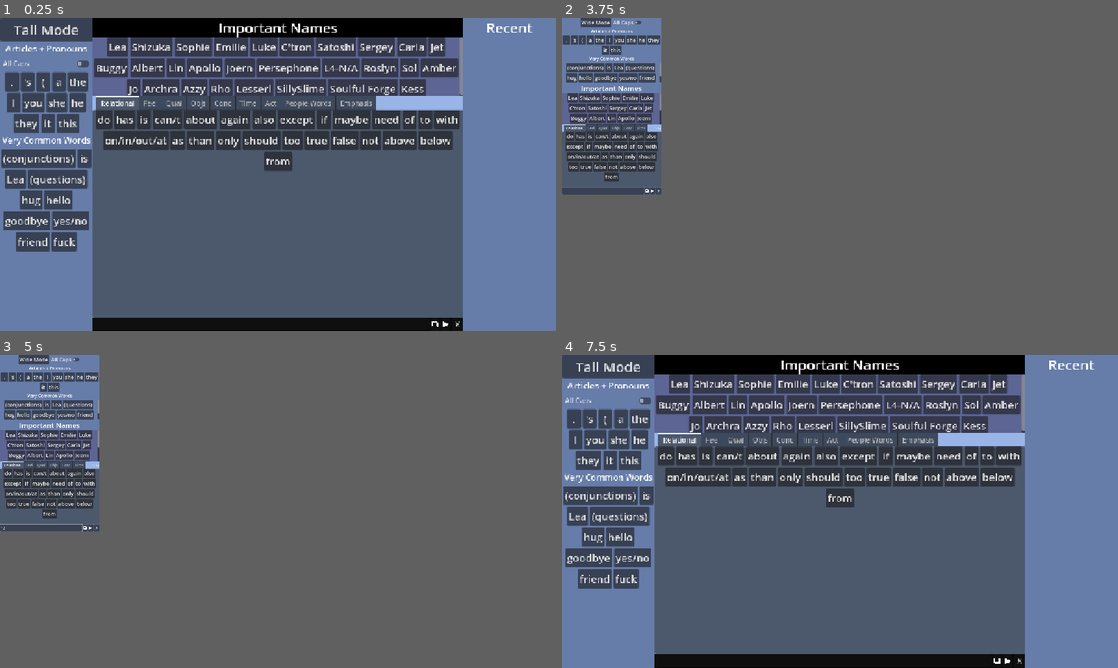
Above: before the commit, frames 1-4 (two rows, left to right).
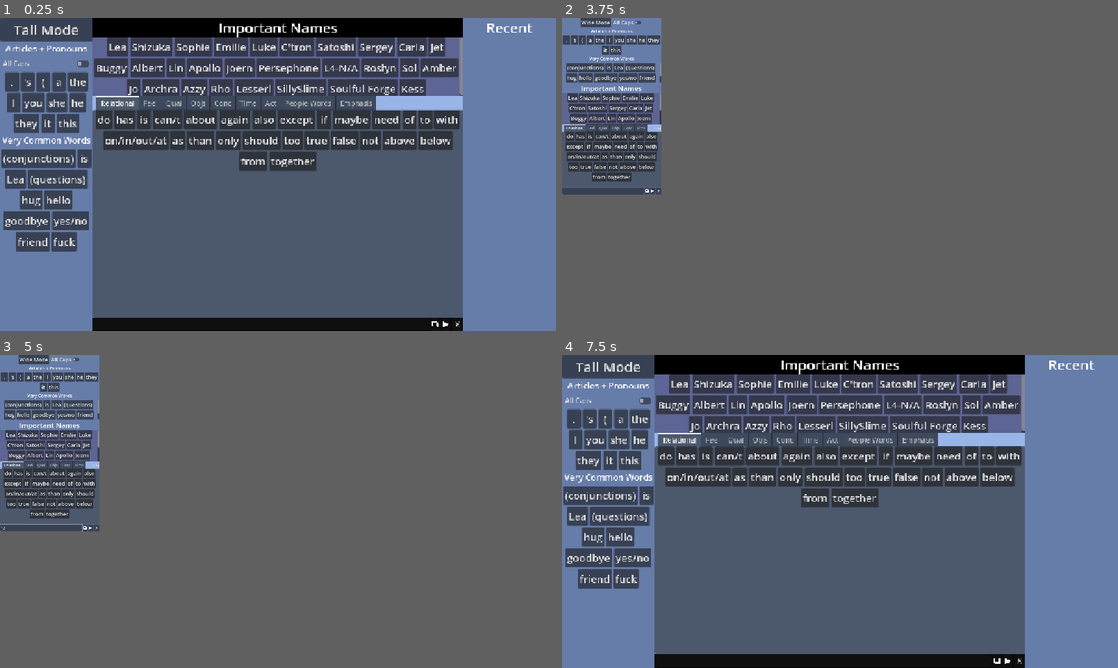
Above: after the commit, the same moments.

Repository: persephonesPoms/leaboard
Game: Godot game, scene res://Main.tscn
The game is run twice, just before and just after one commit, with the same random seed, the same clock (stepped at 60 frames per second) and the same inputs.
Inputs (mouse positions are in pixels of both pictures, inside the frame that each line leads up to):
- Up to frame 1 (0.25 s): no input
- Up to frame 2 (3.75 s): click (823, 324) at 0.52 s; type "12" at 0.6 s; click "again" at 1.25 s; click "again" at 2 s; click "again" at 2.75 s; click "Tall Mode" at 3.5 s
- Up to frame 3 (5 s): click (227, 661) at 4.27 s; type "12" at 4.35 s
- Up to frame 4 (7.5 s): click "again" at 5 s; click "again" at 5.75 s; click "again" at 6.5 s; click "Wide Mode" at 7.25 s

The runs differ from the first frame. In frame 1, 0.6% of the frame differs, in the area x 43-57%, y 42-49%; in frame 2, 0.1%; in frame 3, 0.1%; in frame 4, 0.6%.

Commit message:
Added 17 Words

Diff:
--- a/mobile_scene.tscn
+++ b/mobile_scene.tscn
@@ -59,32 +59,8 @@
 [ext_resource type="Resource" uid="uid://bonfpcbdgdgr0" path="res://words/relation/also.tres" id="57_esnl8"]
 [ext_resource type="Resource" uid="uid://cxld2sckqppam" path="res://words/relation/too.tres" id="58_rh00b"]
 [ext_resource type="Resource" uid="uid://dqspgcjd4njs8" path="res://wordsets/feelings.tres" id="59_07unt"]
-[ext_resource type="Resource" uid="uid://dhjavqs6w4ifv" path="res://words/feelings/like.tres" id="60_ly2np"]
-[ext_resource type="Resource" uid="uid://cselogekl2et0" path="res://words/feelings/happy.tres" id="61_1bjhq"]
-[ext_resource type="Resource" uid="uid://dktm77pwg8010" path="res://words/feelings/sad.tres" id="62_hu6cy"]
-[ext_resource type="Resource" uid="uid://d3443xvk4upu7" path="res://words/feelings/want.tres" id="63_thc78"]
-[ext_resource type="Resource" uid="uid://bt0bl5rv5yojj" path="res://words/feelings/hate.tres" id="64_ugjtm"]
-[ext_resource type="Resource" uid="uid://wwibkiets4w6" path="res://words/feelings/fear.tres" id="65_22kqe"]
-[ext_resource type="Resource" uid="uid://d8jlxsls1bpo" path="res://words/feelings/tired.tres" id="66_bh4vo"]
-[ext_resource type="Resource" uid="uid://bj3affv4dxlb" path="res://words/feelings/hurt.tres" id="67_7fqwc"]
-[ext_resource type="Resource" uid="uid://cw1ajlt66j4rt" path="res://words/feelings/miss.tres" id="68_qi7ot"]
-[ext_resource type="Resource" uid="uid://dl8u7j24pd88" path="res://words/feelings/fun.tres" id="69_ieacw"]
-[ext_resource type="Resource" uid="uid://cmp1wqrwors1t" path="res://words/feelings/worry.tres" id="70_407f1"]
-[ext_resource type="Resource" uid="uid://ucshi5wxjity" path="res://words/feelings/upset.tres" id="71_ob1ly"]
-[ext_resource type="Resource" uid="uid://ds7r45f6ou772" path="res://words/feelings/hope.tres" id="72_bbtau"]
-[ext_resource type="Resource" uid="uid://l5mr0m4k7cgd" path="res://words/feelings/care.tres" id="73_qyy0s"]
-[ext_resource type="Resource" uid="uid://cf6dfenwhfmw1" path="res://words/feelings/feel.tres" id="74_4fdwl"]
-[ext_resource type="Resource" uid="uid://vil55je5x678" path="res://words/people words/sorry.tres" id="75_u2ey2"]
 [ext_resource type="Resource" uid="uid://bhb2bwsud26sa" path="res://wordsets/qualities.tres" id="76_dtjh6"]
 [ext_resource type="Resource" uid="uid://cek66cxdhy6uj" path="res://wordsets/objects.tres" id="94_ugd52"]
-[ext_resource type="Resource" uid="uid://dt1ahvkamnplm" path="res://words/objects/board.tres" id="95_x38ch"]
-[ext_resource type="Resource" uid="uid://doiwxx0qroa7j" path="res://words/objects/bed.tres" id="96_jextj"]
-[ext_resource type="Resource" uid="uid://xoqq64v4qrt0" path="res://words/objects/computer.tres" id="97_qgdxg"]
-[ext_resource type="Resource" uid="uid://1we22odg1x82" path="res://words/objects/home.tres" id="98_ngm1s"]
-[ext_resource type="Resource" uid="uid://c1dqvol0a1jai" path="res://words/objects/coffee.tres" id="99_pbosk"]
-[ext_resource type="Resource" uid="uid://dkbvqv4tcoc55" path="res://words/objects/blood.tres" id="100_ss3ip"]
-[ext_resource type="Resource" uid="uid://djo27fgtdu7e" path="res://words/objects/machine.tres" id="101_437ut"]
-[ext_resource type="Resource" uid="uid://c62nlvuxqmk4e" path="res://words/objects/robot.tres" id="102_cgfvs"]
 [ext_resource type="Resource" uid="uid://dlt6vb5icgcni" path="res://wordsets/concepts.tres" id="103_ymnlu"]
 [ext_resource type="Resource" uid="uid://dlj3qqaru1p7t" path="res://words/concepts/time.tres" id="104_1awrj"]
 [ext_resource type="Resource" uid="uid://4618407uag11" path="res://words/concepts/evotar.tres" id="105_n7cfh"]
@@ -310,7 +286,6 @@
 alignment = 1
 script = ExtResource("2_y7wsv")
 wordset = ExtResource("59_07unt")
-words = Array[ExtResource("5_y08vk")]([ExtResource("60_ly2np"), ExtResource("61_1bjhq"), ExtResource("62_hu6cy"), ExtResource("43_trtny"), ExtResource("63_thc78"), ExtResource("64_ugjtm"), ExtResource("65_22kqe"), ExtResource("66_bh4vo"), ExtResource("67_7fqwc"), ExtResource("68_qi7ot"), ExtResource("69_ieacw"), ExtResource("70_407f1"), ExtResource("71_ob1ly"), ExtResource("72_bbtau"), ExtResource("73_qyy0s"), ExtResource("74_4fdwl"), ExtResource("75_u2ey2")])
 
 [node name="Qual" type="ScrollContainer" parent="VBoxContainer/Panel/VBoxContainer/VBoxContainer/Panel3/TabContainer"]
 visible = false
@@ -337,7 +312,6 @@
 alignment = 1
 script = ExtResource("2_y7wsv")
 wordset = ExtResource("94_ugd52")
-words = Array[ExtResource("5_y08vk")]([ExtResource("95_x38ch"), ExtResource("96_jextj"), ExtResource("97_qgdxg"), ExtResource("98_ngm1s"), ExtResource("99_pbosk"), ExtResource("100_ss3ip"), ExtResource("101_437ut"), ExtResource("102_cgfvs")])
 
 [node name="Conc" type="ScrollContainer" parent="VBoxContainer/Panel/VBoxContainer/VBoxContainer/Panel3/TabContainer"]
 visible = false
--- /dev/null
+++ b/words/action/drink.tres
@@ -0,0 +1,11 @@
+[gd_resource type="Resource" script_class="LeaWord" load_steps=2 format=3 uid="uid://raxgrq6ojeq4"]
+
+[ext_resource type="Script" uid="uid://bhl3v5nbxbjvt" path="res://words/leaboard_word.gd" id="1_j4weo"]
+
+[resource]
+script = ExtResource("1_j4weo")
+display_name = "drink"
+permutations = Array[String](["drink", "drinking", "drank", "drinks"])
+nospace_after = false
+nospace_before = false
+metadata/_custom_type_script = "uid://bhl3v5nbxbjvt"
--- /dev/null
+++ b/words/action/eat.tres
@@ -0,0 +1,11 @@
+[gd_resource type="Resource" script_class="LeaWord" load_steps=2 format=3 uid="uid://c6sonb1cfh7os"]
+
+[ext_resource type="Script" uid="uid://bhl3v5nbxbjvt" path="res://words/leaboard_word.gd" id="1_1e2ow"]
+
+[resource]
+script = ExtResource("1_1e2ow")
+display_name = "eat"
+permutations = Array[String](["eat", "eating", "ate", "eats"])
+nospace_after = false
+nospace_before = false
+metadata/_custom_type_script = "uid://bhl3v5nbxbjvt"
--- /dev/null
+++ b/words/action/kiss.tres
@@ -0,0 +1,11 @@
+[gd_resource type="Resource" script_class="LeaWord" load_steps=2 format=3 uid="uid://b3ocu5io3o2e8"]
+
+[ext_resource type="Script" uid="uid://bhl3v5nbxbjvt" path="res://words/leaboard_word.gd" id="1_grjyf"]
+
+[resource]
+script = ExtResource("1_grjyf")
+display_name = "kiss"
+permutations = Array[String](["kiss", "kissing", "kisses", "kissed"])
+nospace_after = false
+nospace_before = false
+metadata/_custom_type_script = "uid://bhl3v5nbxbjvt"
--- /dev/null
+++ b/words/concepts/relationship.tres
@@ -0,0 +1,11 @@
+[gd_resource type="Resource" script_class="LeaWord" load_steps=2 format=3 uid="uid://bvrn6nyf7n4uo"]
+
+[ext_resource type="Script" uid="uid://bhl3v5nbxbjvt" path="res://words/leaboard_word.gd" id="1_7jcxa"]
+
+[resource]
+script = ExtResource("1_7jcxa")
+display_name = "relationship"
+permutations = Array[String](["relationship", "relationships", "relation", "related", "relating", "relate"])
+nospace_after = false
+nospace_before = false
+metadata/_custom_type_script = "uid://bhl3v5nbxbjvt"
--- /dev/null
+++ b/words/feelings/hungry.tres
@@ -0,0 +1,11 @@
+[gd_resource type="Resource" script_class="LeaWord" load_steps=2 format=3 uid="uid://cvjf34r8wsa00"]
+
+[ext_resource type="Script" uid="uid://bhl3v5nbxbjvt" path="res://words/leaboard_word.gd" id="1_x5n1x"]
+
+[resource]
+script = ExtResource("1_x5n1x")
+display_name = "hungry"
+permutations = Array[String](["hungry", "starving"])
+nospace_after = false
+nospace_before = false
+metadata/_custom_type_script = "uid://bhl3v5nbxbjvt"
--- /dev/null
+++ b/words/feelings/thirsty.tres
@@ -0,0 +1,11 @@
+[gd_resource type="Resource" script_class="LeaWord" load_steps=2 format=3 uid="uid://chni6sskfj8rv"]
+
+[ext_resource type="Script" uid="uid://bhl3v5nbxbjvt" path="res://words/leaboard_word.gd" id="1_eak8k"]
+
+[resource]
+script = ExtResource("1_eak8k")
+display_name = "thirsty"
+permutations = Array[String](["thirsty"])
+nospace_after = false
+nospace_before = false
+metadata/_custom_type_script = "uid://bhl3v5nbxbjvt"
--- /dev/null
+++ b/words/objects/body.tres
@@ -0,0 +1,11 @@
+[gd_resource type="Resource" script_class="LeaWord" load_steps=2 format=3 uid="uid://cnmm6rpflyqjl"]
+
+[ext_resource type="Script" uid="uid://bhl3v5nbxbjvt" path="res://words/leaboard_word.gd" id="1_acphe"]
+
+[resource]
+script = ExtResource("1_acphe")
+display_name = "body"
+permutations = Array[String](["body", "bodies"])
+nospace_after = false
+nospace_before = false
+metadata/_custom_type_script = "uid://bhl3v5nbxbjvt"
--- /dev/null
+++ b/words/objects/food.tres
@@ -0,0 +1,11 @@
+[gd_resource type="Resource" script_class="LeaWord" load_steps=2 format=3 uid="uid://6uts6q8xdj3q"]
+
+[ext_resource type="Script" uid="uid://bhl3v5nbxbjvt" path="res://words/leaboard_word.gd" id="1_8l0wf"]
+
+[resource]
+script = ExtResource("1_8l0wf")
+display_name = "food"
+permutations = Array[String](["food", "foods", "meal", "meals"])
+nospace_after = false
+nospace_before = false
+metadata/_custom_type_script = "uid://bhl3v5nbxbjvt"
--- /dev/null
+++ b/words/objects/plant.tres
@@ -0,0 +1,11 @@
+[gd_resource type="Resource" script_class="LeaWord" load_steps=2 format=3 uid="uid://b3whnyeknwbvk"]
+
+[ext_resource type="Script" uid="uid://bhl3v5nbxbjvt" path="res://words/leaboard_word.gd" id="1_u7trr"]
+
+[resource]
+script = ExtResource("1_u7trr")
+display_name = "plant"
+permutations = Array[String](["plant", "plants", "planting", "planted"])
+nospace_after = false
+nospace_before = false
+metadata/_custom_type_script = "uid://bhl3v5nbxbjvt"
--- /dev/null
+++ b/words/objects/water.tres
@@ -0,0 +1,11 @@
+[gd_resource type="Resource" script_class="LeaWord" load_steps=2 format=3 uid="uid://b1kadyp7f8cmf"]
+
+[ext_resource type="Script" uid="uid://bhl3v5nbxbjvt" path="res://words/leaboard_word.gd" id="1_dw2u2"]
+
+[resource]
+script = ExtResource("1_dw2u2")
+display_name = "water"
+permutations = Array[String](["water", "watered", "watering", "waters"])
+nospace_after = false
+nospace_before = false
+metadata/_custom_type_script = "uid://bhl3v5nbxbjvt"
--- a/words/people words/manuela.tres
+++ b/words/people words/manuela.tres
@@ -5,7 +5,7 @@
 [resource]
 script = ExtResource("1_wsgxu")
 display_name = "Manuela"
-permutations = Array[String](["Manuela", "Wells", "Manuela Lavore"])
+permutations = Array[String](["Manuela", "Well", "Manuela Lavore"])
 nospace_after = false
 nospace_before = false
 metadata/_custom_type_script = "uid://bhl3v5nbxbjvt"
--- /dev/null
+++ b/words/people words/platonic.tres
@@ -0,0 +1,11 @@
+[gd_resource type="Resource" script_class="LeaWord" load_steps=2 format=3 uid="uid://ck7gbx7ff3i6t"]
+
+[ext_resource type="Script" uid="uid://bhl3v5nbxbjvt" path="res://words/leaboard_word.gd" id="1_j56vg"]
+
+[resource]
+script = ExtResource("1_j56vg")
+display_name = "platonic"
+permutations = Array[String](["platonic"])
+nospace_after = false
+nospace_before = false
+metadata/_custom_type_script = "uid://bhl3v5nbxbjvt"
--- /dev/null
+++ b/words/people words/romance.tres
@@ -0,0 +1,11 @@
+[gd_resource type="Resource" script_class="LeaWord" load_steps=2 format=3 uid="uid://csjo0m6ohowhm"]
+
+[ext_resource type="Script" uid="uid://bhl3v5nbxbjvt" path="res://words/leaboard_word.gd" id="1_holru"]
+
+[resource]
+script = ExtResource("1_holru")
+display_name = "romance"
+permutations = Array[String](["romance", "romantic"])
+nospace_after = false
+nospace_before = false
+metadata/_custom_type_script = "uid://bhl3v5nbxbjvt"
--- /dev/null
+++ b/words/qualities general/different.tres
@@ -0,0 +1,11 @@
+[gd_resource type="Resource" script_class="LeaWord" load_steps=2 format=3 uid="uid://dxm51jihsjm6x"]
+
+[ext_resource type="Script" uid="uid://bhl3v5nbxbjvt" path="res://words/leaboard_word.gd" id="1_22m8q"]
+
+[resource]
+script = ExtResource("1_22m8q")
+display_name = "different"
+permutations = Array[String](["different"])
+nospace_after = false
+nospace_before = false
+metadata/_custom_type_script = "uid://bhl3v5nbxbjvt"
--- /dev/null
+++ b/words/qualities general/few.tres
@@ -0,0 +1,11 @@
+[gd_resource type="Resource" script_class="LeaWord" load_steps=2 format=3 uid="uid://umescar84l54"]
+
+[ext_resource type="Script" uid="uid://bhl3v5nbxbjvt" path="res://words/leaboard_word.gd" id="1_twpyp"]
+
+[resource]
+script = ExtResource("1_twpyp")
+display_name = "few"
+permutations = Array[String](["few", "fewer"])
+nospace_after = false
+nospace_before = false
+metadata/_custom_type_script = "uid://bhl3v5nbxbjvt"
--- a/words/qualities general/quantities.tres
+++ b/words/qualities general/quantities.tres
@@ -5,7 +5,7 @@
 [resource]
 script = ExtResource("1_c4nk5")
 display_name = "(quantities)"
-permutations = Array[String](["lots", "lot", "some", "very", "none", "many", "all", "more", "less", "half", "any", "much"])
+permutations = Array[String](["lots", "lot", "some", "very", "none", "many", "all", "more", "less", "half", "any", "much", "few"])
 nospace_after = false
 nospace_before = false
 metadata/_custom_type_script = "uid://bhl3v5nbxbjvt"
--- /dev/null
+++ b/words/qualities general/same.tres
@@ -0,0 +1,11 @@
+[gd_resource type="Resource" script_class="LeaWord" load_steps=2 format=3 uid="uid://rmo0mp37u32"]
+
+[ext_resource type="Script" uid="uid://bhl3v5nbxbjvt" path="res://words/leaboard_word.gd" id="1_aqy0g"]
+
+[resource]
+script = ExtResource("1_aqy0g")
+display_name = "same"
+permutations = Array[String](["same", "similar"])
+nospace_after = false
+nospace_before = false
+metadata/_custom_type_script = "uid://bhl3v5nbxbjvt"
--- /dev/null
+++ b/words/qualities general/silly.tres
@@ -0,0 +1,11 @@
+[gd_resource type="Resource" script_class="LeaWord" load_steps=2 format=3 uid="uid://do7v1g74gon3y"]
+
+[ext_resource type="Script" uid="uid://bhl3v5nbxbjvt" path="res://words/leaboard_word.gd" id="1_smsv8"]
+
+[resource]
+script = ExtResource("1_smsv8")
+display_name = "silly"
+permutations = Array[String](["silly", "sillies"])
+nospace_after = false
+nospace_before = false
+metadata/_custom_type_script = "uid://bhl3v5nbxbjvt"
--- /dev/null
+++ b/words/qualities general/together.tres
@@ -0,0 +1,11 @@
+[gd_resource type="Resource" script_class="LeaWord" load_steps=2 format=3 uid="uid://c3vu6fud2svup"]
+
+[ext_resource type="Script" uid="uid://bhl3v5nbxbjvt" path="res://words/leaboard_word.gd" id="1_ugkam"]
+
+[resource]
+script = ExtResource("1_ugkam")
+display_name = "together"
+permutations = Array[String](["together"])
+nospace_after = false
+nospace_before = false
+metadata/_custom_type_script = "uid://bhl3v5nbxbjvt"
--- a/wordsets/actions.tres
+++ b/wordsets/actions.tres
@@ -42,9 +42,12 @@
 [ext_resource type="Resource" uid="uid://bcvn0jkqp42u3" path="res://words/action/get.tres" id="40_egoh3"]
 [ext_resource type="Resource" uid="uid://gstbh1gbfr8c" path="res://words/action/fix.tres" id="41_qivxs"]
 [ext_resource type="Resource" uid="uid://skko5srv4o2j" path="res://words/action/ask.tres" id="42_g1yeh"]
+[ext_resource type="Resource" uid="uid://c6sonb1cfh7os" path="res://words/action/eat.tres" id="43_j4q34"]
+[ext_resource type="Resource" uid="uid://raxgrq6ojeq4" path="res://words/action/drink.tres" id="44_e7elb"]
+[ext_resource type="Resource" uid="uid://b3ocu5io3o2e8" path="res://words/action/kiss.tres" id="45_84poh"]
 
 [resource]
 script = ExtResource("1_cv7yg")
-words = Array[ExtResource("2_d2ule")]([ExtResource("3_0dc4f" …(930 unchanged characters)… rce("41_qivxs"), ExtResource("42_g1yeh")])
+words = Array[ExtResource("2_d2ule")]([ExtResource("3_0dc4f" …(930 unchanged characters)… rce("41_qivxs"), ExtResource("42_g1yeh"), ExtResource("43_j4q34"), ExtResource("44_e7elb"), ExtResource("45_84poh")])
 is_common = false
 metadata/_custom_type_script = "uid://bsnfgfse84nlf"
--- a/wordsets/concepts.tres
+++ b/wordsets/concepts.tres
@@ -36,9 +36,10 @@
 [ext_resource type="Resource" uid="uid://cqf1v57bkgkmc" path="res://words/concepts/character.tres" id="34_eix56"]
 [ext_resource type="Resource" uid="uid://byfk5xd2cyx4t" path="res://words/concepts/front.tres" id="35_rkrbe"]
 [ext_resource type="Resource" uid="uid://deevdvkqs0hs7" path="res://words/concepts/back.tres" id="36_hqffq"]
+[ext_resource type="Resource" uid="uid://bvrn6nyf7n4uo" path="res://words/concepts/relationship.tres" id="37_hqffq"]
 
 [resource]
 script = ExtResource("1_yv2po")
-words = Array[ExtResource("2_77b1k")]([ExtResource("3_jan0q" …(780 unchanged characters)… rce("35_rkrbe"), ExtResource("36_hqffq")])
+words = Array[ExtResource("2_77b1k")]([ExtResource("3_jan0q" …(780 unchanged characters)… rce("35_rkrbe"), ExtResource("36_hqffq"), ExtResource("37_hqffq")])
 is_common = false
 metadata/_custom_type_script = "uid://bsnfgfse84nlf"
--- a/wordsets/feelings.tres
+++ b/wordsets/feelings.tres
@@ -21,9 +21,11 @@
 [ext_resource type="Resource" uid="uid://vil55je5x678" path="res://words/people words/sorry.tres" id="19_atn37"]
 [ext_resource type="Resource" uid="uid://d3ovxiv663e6j" path="res://words/feelings/nervous.tres" id="20_rsdwu"]
 [ext_resource type="Resource" uid="uid://o6t1v7jjm6td" path="res://words/feelings/surprise.tres" id="21_w03jg"]
+[ext_resource type="Resource" uid="uid://cvjf34r8wsa00" path="res://words/feelings/hungry.tres" id="22_7uaoo"]
+[ext_resource type="Resource" uid="uid://chni6sskfj8rv" path="res://words/feelings/thirsty.tres" id="23_gwkea"]
 
 [resource]
 script = ExtResource("1_hty12")
-words = Array[ExtResource("2_lvur7")]([ExtResource("3_5qbq4" …(405 unchanged characters)… rce("20_rsdwu"), ExtResource("21_w03jg")])
+words = Array[ExtResource("2_lvur7")]([ExtResource("3_5qbq4" …(405 unchanged characters)… rce("20_rsdwu"), ExtResource("21_w03jg"), ExtResource("22_7uaoo"), ExtResource("23_gwkea")])
 is_common = false
 metadata/_custom_type_script = "uid://bsnfgfse84nlf"
--- a/wordsets/objects.tres
+++ b/wordsets/objects.tres
@@ -13,9 +13,13 @@
 [ext_resource type="Resource" uid="uid://c62nlvuxqmk4e" path="res://words/objects/robot.tres" id="10_501dj"]
 [ext_resource type="Resource" uid="uid://buadkh45xm7il" path="res://words/objects/wire.tres" id="12_jgp3l"]
 [ext_resource type="Resource" uid="uid://uydeup0ivxqb" path="res://words/objects/ear.tres" id="13_5n814"]
+[ext_resource type="Resource" uid="uid://b1kadyp7f8cmf" path="res://words/objects/water.tres" id="14_eck1k"]
+[ext_resource type="Resource" uid="uid://6uts6q8xdj3q" path="res://words/objects/food.tres" id="15_xrmjk"]
+[ext_resource type="Resource" uid="uid://cnmm6rpflyqjl" path="res://words/objects/body.tres" id="16_xrmjk"]
+[ext_resource type="Resource" uid="uid://b3whnyeknwbvk" path="res://words/objects/plant.tres" id="17_501dj"]
 
 [resource]
 script = ExtResource("1_y3bhx")
-words = Array[ExtResource("2_xjqdd")]([ExtResource("3_6ygyj" …(204 unchanged characters)… rce("12_jgp3l"), ExtResource("13_5n814")])
+words = Array[ExtResource("2_xjqdd")]([ExtResource("3_6ygyj" …(204 unchanged characters)… rce("12_jgp3l"), ExtResource("13_5n814"), ExtResource("14_eck1k"), ExtResource("15_xrmjk"), ExtResource("16_xrmjk"), ExtResource("17_501dj")])
 is_common = false
 metadata/_custom_type_script = "uid://bsnfgfse84nlf"
--- a/wordsets/people_words.tres
+++ b/wordsets/people_words.tres
@@ -29,9 +29,11 @@
 [ext_resource type="Resource" uid="uid://cm1w2p3cognta" path="res://words/concepts/name.tres" id="27_x4o6e"]
 [ext_resource type="Resource" uid="uid://dyc2165xcwfbo" path="res://words/people words/fictive.tres" id="28_ifaae"]
 [ext_resource type="Resource" uid="uid://cme72qm7eu7x6" path="res://words/people words/headmate-alter.tres" id="29_wxgm4"]
+[ext_resource type="Resource" uid="uid://csjo0m6ohowhm" path="res://words/people words/romance.tres" id="30_wxgm4"]
+[ext_resource type="Resource" uid="uid://ck7gbx7ff3i6t" path="res://words/people words/platonic.tres" id="31_g3fos"]
 
 [resource]
 script = ExtResource("1_lb5ki")
-words = Array[ExtResource("2_16575")]([ExtResource("3_o6apa" …(605 unchanged characters)… rce("28_ifaae"), ExtResource("29_wxgm4")])
+words = Array[ExtResource("2_16575")]([ExtResource("3_o6apa" …(605 unchanged characters)… rce("28_ifaae"), ExtResource("29_wxgm4"), ExtResource("30_wxgm4"), ExtResource("31_g3fos")])
 is_common = false
 metadata/_custom_type_script = "uid://bsnfgfse84nlf"
--- a/wordsets/qualities.tres
+++ b/wordsets/qualities.tres
@@ -1,8 +1,9 @@
-[gd_resource type="Resource" script_class="Wordset" load_steps=26 format=3 uid="uid://bhb2bwsud26sa"]
+[gd_resource type="Resource" script_class="Wordset" load_steps=31 format=3 uid="uid://bhb2bwsud26sa"]
 
 [ext_resource type="Script" uid="uid://bsnfgfse84nlf" path="res://wordset.gd" id="1_iwiy2"]
 [ext_resource type="Script" uid="uid://bhl3v5nbxbjvt" path="res://words/leaboard_word.gd" id="2_c0ud2"]
 [ext_resource type="Resource" uid="uid://dlgvcg0b22cjh" path="res://words/qualities general/quantities.tres" id="3_qnesf"]
+[ext_resource type="Resource" uid="uid://umescar84l54" path="res://words/qualities general/few.tres" id="4_4bxc3"]
 [ext_resource type="Resource" uid="uid://be3a2n7bc85u7" path="res://words/qualities general/superlatives.tres" id="4_wr64n"]
 [ext_resource type="Resource" uid="uid://bns51dlk0gsx4" path="res://words/qualities general/easy.tres" id="5_q6ilb"]
 [ext_resource type="Resource" uid="uid://cd882g1ylklnu" path="res://words/qualities general/hard.tres" id="6_23n7r"]
@@ -25,9 +26,13 @@
 [ext_resource type="Resource" uid="uid://dcyi7j8b6knk2" path="res://words/qualities general/even.tres" id="23_5h6ay"]
 [ext_resource type="Resource" uid="uid://cheujlfytlgwx" path="res://words/qualities general/old.tres" id="24_o5t4q"]
 [ext_resource type="Resource" uid="uid://cb21pxwitbo3a" path="res://words/qualities general/new.tres" id="25_lorxm"]
+[ext_resource type="Resource" uid="uid://rmo0mp37u32" path="res://words/qualities general/same.tres" id="26_g1i5m"]
+[ext_resource type="Resource" uid="uid://dxm51jihsjm6x" path="res://words/qualities general/different.tres" id="27_sbjme"]
+[ext_resource type="Resource" uid="uid://do7v1g74gon3y" path="res://words/qualities general/silly.tres" id="28_sbjme"]
+[ext_resource type="Resource" uid="uid://c3vu6fud2svup" path="res://words/qualities general/together.tres" id="29_o22b6"]
 
 [resource]
 script = ExtResource("1_iwiy2")
-words = Array[ExtResource("2_c0ud2")]([ExtResource("3_qnesf"), ExtResource("4_wr64n"), ExtResource("5_q6ilb"), ExtResource("6_23n7r"), ExtResource("7_5h6ay"), ExtResource("8_o5t4q"), ExtResource("9_lorxm"), ExtResource("10_grffa"), ExtResource("11_g1i5m"), ExtResource("12_sbjme"), ExtResource("13_o22b6"), ExtResource("14_4bxc3"), ExtResource("15_pbrm3"), ExtResource("16_peede"), ExtResource("17_mnadx"), ExtResource("18_xbgd7"), ExtResource("19_kgkst"), ExtResource("20_q6ilb"), ExtResource("21_23n7r"), ExtResource("22_23n7r"), ExtResource("23_5h6ay"), ExtResource("24_o5t4q"), ExtResource("25_lorxm")])
+words = Array[ExtResource("2_c0ud2")]([ExtResource("3_qnesf"), ExtResource("4_4bxc3"), ExtResource("4_wr64n"), ExtResource("5_q6ilb"), ExtResource("6_23n7r"), ExtResource("7_5h6ay"), ExtResource("8_o5t4q"), ExtResource("9_lorxm"), ExtResource("10_grffa"), ExtResource("11_g1i5m"), ExtResource("12_sbjme"), ExtResource("13_o22b6"), ExtResource("14_4bxc3"), ExtResource("15_pbrm3"), ExtResource("16_peede"), ExtResource("17_mnadx"), ExtResource("18_xbgd7"), ExtResource("19_kgkst"), ExtResource("20_q6ilb"), ExtResource("21_23n7r"), ExtResource("22_23n7r"), ExtResource("23_5h6ay"), ExtResource("24_o5t4q"), ExtResource("25_lorxm"), ExtResource("26_g1i5m"), ExtResource("27_sbjme"), ExtResource("28_sbjme"), ExtResource("29_o22b6")])
 is_common = false
 metadata/_custom_type_script = "uid://bsnfgfse84nlf"
--- a/wordsets/relation.tres
+++ b/wordsets/relation.tres
@@ -28,9 +28,10 @@
 [ext_resource type="Resource" uid="uid://bentthaa0vvsr" path="res://words/relation/above.tres" id="26_0kpld"]
 [ext_resource type="Resource" uid="uid://djnexsgkkpwgc" path="res://words/relation/below.tres" id="27_yw621"]
 [ext_resource type="Resource" uid="uid://chcj8sjq2rcsf" path="res://words/relation/from.tres" id="28_m5dmp"]
+[ext_resource type="Resource" uid="uid://c3vu6fud2svup" path="res://words/qualities general/together.tres" id="29_kp2lq"]
 
 [resource]
 script = ExtResource("1_n0yxi")
-words = Array[ExtResource("2_cpbko")]([ExtResource("3_0kpld" …(580 unchanged characters)… rce("27_yw621"), ExtResource("28_m5dmp")])
+words = Array[ExtResource("2_cpbko")]([ExtResource("3_0kpld" …(580 unchanged characters)… rce("27_yw621"), ExtResource("28_m5dmp"), ExtResource("29_kp2lq")])
 is_common = false
 metadata/_custom_type_script = "uid://bsnfgfse84nlf"
Not shown: 1 places in mobile_scene.tscn that only renumber resources
Not shown: 1 places in wordsets/actions.tres that only renumber resources
Not shown: 1 places in wordsets/concepts.tres that only renumber resources
Not shown: 1 places in wordsets/feelings.tres that only renumber resources
Not shown: 1 places in wordsets/objects.tres that only renumber resources
Not shown: 1 places in wordsets/people_words.tres that only renumber resources
Not shown: 1 places in wordsets/relation.tres that only renumber resources
